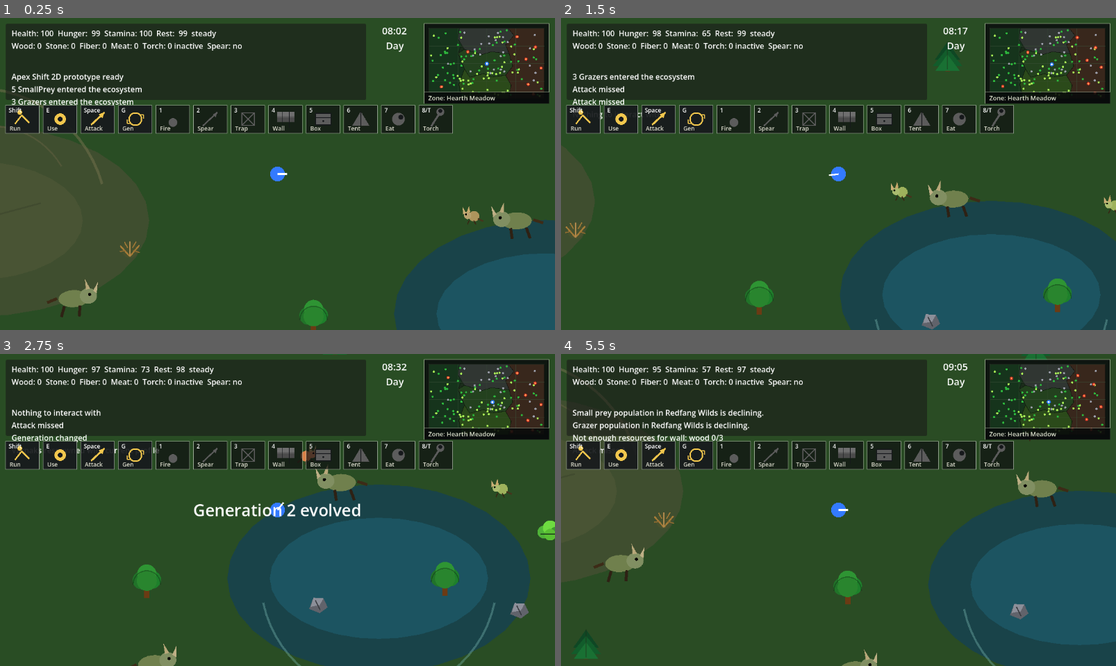
Above: before the commit, frames 1-4 (two rows, left to right).
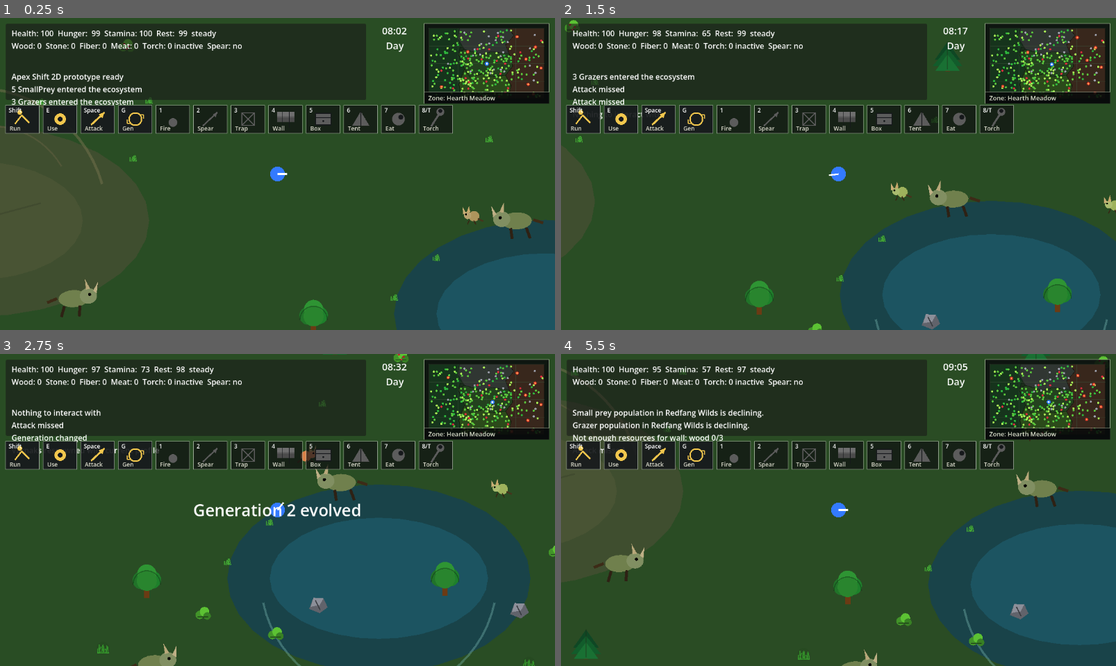
Above: after the commit, the same moments.

Repository: krisstoof/apex-shift-2d
Game: Godot game, scene res://scenes/main.tscn
Two runs of this game, one before a commit and one after it. Both use one fixed random seed, a clock stepped at 60 frames per second and the inputs below.
Inputs (mouse positions are in pixels of both pictures, inside the frame that each line leads up to):
- Up to frame 1 (0.25 s): no input
- Up to frame 2 (1.5 s): tap Enter at 0.5 s; move the mouse to (960, 158) at 0.52 s; hold D (move_right) 0.53-1.28 s; hold Shift 0.53-1.28 s; click (960, 158) at 0.67 s; tap Space at 0.77 s; move the mouse to (727, 189) at 1.27 s; hold S (move_down) from 1.28 s (still down); tap E at 1.35 s
- Up to frame 3 (2.75 s): tap Space at 1.52 s; move the mouse to (333, 441) at 2.02 s; release S (move_down) at 2.03 s; hold D (move_right) from 2.03 s (still down); tap G at 2.1 s
- Up to frame 4 (5.5 s): move the mouse to (810, 572) at 2.77 s; release D (move_right) at 2.78 s; hold W (move_up) 2.78-3.53 s; tap 1 at 2.85 s; click (810, 572) at 2.92 s; tap Space at 3.02, 3.77, 4.52 s; move the mouse to (1005, 556) at 3.52 s; hold A (move_left) 3.53-5.03 s; tap 2 at 3.6 s; move the mouse to (672, 463) at 4.27 s; tap 3 at 4.35 s; move the mouse to (866, 510) at 5.02 s; hold S (move_down) from 5.03 s (still down); tap 4 at 5.1 s; click (866, 510) at 5.17 s

The runs differ from the first frame. In frame 1, 0.7% of the frame differs, in the area x 6-98%, y 3-91%; in frame 2, 0.7%; in frame 3, 1.0%, in the area x 17-100%, y 0-100%; in frame 4, 0.8%.

Commit message:
feature/#75 Increase vegetation density with grasses and bushes

Diff:
--- a/scripts/creatures/grazer.gd
+++ b/scripts/creatures/grazer.gd
@@ -18,6 +18,7 @@
 const SMALL_PREY_ATTACK_RANGE := 28.0
 const PLANT_EAT_HUNGER_DROP := 0.45
 const MEAT_HUNGER_DROP := 0.65
+const VEGETATION_EAT_RANGE := 220.0
 const WORLD_EDGE_PADDING := 28.0
 
 var health := 45.0
@@ -220,13 +221,34 @@
 
 
 func _consume_plants() -> void:
-	hunger_diet.eat("plants", PLANT_EAT_HUNGER_DROP)
+	var eaten_food := _consume_nearest_vegetation()
+	hunger_diet.eat("plants", max(PLANT_EAT_HUNGER_DROP, eaten_food))
 	_sync_hunger_fields()
 	get_node("/root/EventBus").emit_game_event("grazer_consumed_plants", {
 		"biome_id": _get_current_biome_id(),
 		"position": global_position,
 		"plant_consumption_rate": plant_consumption_rate
 	})
+
+
+func _consume_nearest_vegetation() -> float:
+	var nearest: Node2D
+	var nearest_distance := VEGETATION_EAT_RANGE
+	var current_biome_id := _get_current_biome_id()
+	for vegetation in get_tree().get_nodes_in_group("edible_vegetation"):
+		if not is_instance_valid(vegetation) or not vegetation is Node2D:
+			continue
+		if vegetation.get("is_edible_by_herbivores") != true:
+			continue
+		if _get_biome_id_for_position(vegetation.global_position) != current_biome_id:
+			continue
+		var distance := global_position.distance_to(vegetation.global_position)
+		if distance < nearest_distance:
+			nearest_distance = distance
+			nearest = vegetation
+	if is_instance_valid(nearest) and nearest.has_method("consume_by_creature"):
+		return float(nearest.consume_by_creature(self, plant_consumption_rate))
+	return 0.0
 
 
 func _scavenge_food() -> void:
--- a/scripts/creatures/small_prey.gd
+++ b/scripts/creatures/small_prey.gd
@@ -13,6 +13,7 @@
 const EAT_INTERVAL_SECONDS := 6.0
 const EAT_DURATION_SECONDS := 1.1
 const IDLE_DURATION_SECONDS := 0.8
+const VEGETATION_EAT_RANGE := 170.0
 const WORLD_EDGE_PADDING := 24.0
 
 var health := 20.0
@@ -179,7 +180,8 @@
 
 
 func _consume_plants() -> void:
-	hunger_diet.eat("plants", 0.5)
+	var eaten_food := _consume_nearest_vegetation()
+	hunger_diet.eat("plants", max(0.5, eaten_food))
 	_sync_hunger_fields()
 	eat_cooldown = EAT_INTERVAL_SECONDS
 	var current_biome_id := _get_current_biome_id()
@@ -188,6 +190,26 @@
 		"position": global_position,
 		"plant_consumption_rate": plant_consumption_rate
 	})
+
+
+func _consume_nearest_vegetation() -> float:
+	var nearest: Node2D
+	var nearest_distance := VEGETATION_EAT_RANGE
+	var current_biome_id := _get_current_biome_id()
+	for vegetation in get_tree().get_nodes_in_group("edible_vegetation"):
+		if not is_instance_valid(vegetation) or not vegetation is Node2D:
+			continue
+		if vegetation.get("is_edible_by_herbivores") != true:
+			continue
+		if _get_biome_id_for_position(vegetation.global_position) != current_biome_id:
+			continue
+		var distance := global_position.distance_to(vegetation.global_position)
+		if distance < nearest_distance:
+			nearest_distance = distance
+			nearest = vegetation
+	if is_instance_valid(nearest) and nearest.has_method("consume_by_creature"):
+		return float(nearest.consume_by_creature(self, plant_consumption_rate))
+	return 0.0
 
 
 func _pick_wander_target() -> void:
--- a/scripts/systems/game_balance.gd
+++ b/scripts/systems/game_balance.gd
@@ -205,7 +205,10 @@
 	"population_decline_event_min_delta": 0.10,
 	"tree_biomass_impact": 4.0,
 	"bush_biomass_impact": 1.0,
+	"small_bush_biomass_impact": 0.45,
+	"berry_bush_biomass_impact": 0.55,
 	"dry_bush_biomass_impact": 0.25,
+	"grass_biomass_impact": 0.15,
 	"initial_average_plant_diet": 0.85,
 	"initial_average_meat_diet": 0.05,
 	"initial_average_scavenger_diet": 0.10,
--- a/scripts/ui/map_screen.gd
+++ b/scripts/ui/map_screen.gd
@@ -198,5 +198,9 @@
 			return Color(0.62, 0.63, 0.68)
 		"fiber":
 			return Color(0.67, 0.95, 0.34)
+		"grass":
+			return Color(0.36, 0.78, 0.24)
+		"berries":
+			return Color(0.88, 0.18, 0.24)
 		_:
 			return Color(0.86, 0.78, 0.45)
--- a/scripts/ui/minimap.gd
+++ b/scripts/ui/minimap.gd
@@ -117,5 +117,9 @@
 			return Color(0.62, 0.63, 0.68)
 		"fiber":
 			return Color(0.67, 0.95, 0.34)
+		"grass":
+			return Color(0.36, 0.78, 0.24)
+		"berries":
+			return Color(0.88, 0.18, 0.24)
 		_:
 			return Color(0.86, 0.78, 0.45)
--- a/scripts/world/resource_node.gd
+++ b/scripts/world/resource_node.gd
@@ -18,6 +18,9 @@
 var days_since_harvested := 0.0
 var is_harvested := false
 var can_be_harvested := true
+var player_harvestable := true
+var is_edible_by_herbivores := false
+var food_value := 0.0
 var biome_id := ""
 
 @onready var collision_shape: CollisionShape2D = $CollisionShape2D
@@ -26,6 +29,7 @@
 	add_to_group("resources")
 	if biome_id.is_empty():
 		biome_id = _get_biome_id_for_position(global_position)
+	_sync_resource_groups()
 	_apply_growth_stage()
 	queue_redraw()
 
@@ -33,6 +37,8 @@
 func setup(kind: String) -> void:
 	resource_kind = "conifer_tree" if kind == "tree" else kind
 	biome_id = _get_biome_id_for_position(global_position)
+	player_harvestable = true
+	food_value = 0.0
 	match kind:
 		"tree", "conifer_tree":
 			item_name = "wood"
@@ -59,12 +65,43 @@
 			mature_amount = 1
 			mature_color = Color(0.68, 0.54, 0.26)
 			mature_radius = 14.0
+			food_value = float(GAME_BALANCE.ANIMAL_AI.get("bush_food_value", 0.45)) * 0.45
+		"small_bush":
+			item_name = "fiber"
+			mature_amount = 1
+			mature_color = Color(0.34, 0.74, 0.20)
+			mature_radius = 10.0
+			food_value = float(GAME_BALANCE.ANIMAL_AI.get("bush_food_value", 0.45)) * 0.65
+		"berry_bush":
+			item_name = "berries"
+			mature_amount = 1
+			player_harvestable = false
+			mature_color = Color(0.25, 0.64, 0.23)
+			mature_radius = 12.0
+			food_value = float(GAME_BALANCE.ANIMAL_AI.get("bush_food_value", 0.45)) * 0.9
+		"grass_patch":
+			item_name = "grass"
+			mature_amount = 1
+			player_harvestable = false
+			mature_color = Color(0.34, 0.78, 0.27)
+			mature_radius = 8.0
+			food_value = float(GAME_BALANCE.ANIMAL_AI.get("grass_food_value", 0.2))
+		"dense_grass":
+			item_name = "grass"
+			mature_amount = 1
+			player_harvestable = false
+			mature_color = Color(0.25, 0.68, 0.20)
+			mature_radius = 12.0
+			food_value = float(GAME_BALANCE.ANIMAL_AI.get("grass_food_value", 0.2)) * 1.5
+	_sync_resource_groups()
 	days_to_next_stage = _get_days_to_next_stage()
 	_apply_growth_stage()
 	queue_redraw()
 
 
 func interact(player: Node) -> void:
+	if not player_harvestable:
+		return
 	if not can_be_harvested:
 		get_node("/root/EventBus").post_message("%s is still regrowing" % _get_resource_label())
 		return
@@ -78,6 +115,8 @@
 
 
 func get_prompt() -> String:
+	if not player_harvestable:
+		return ""
 	if not can_be_harvested:
 		return "Regrowing: %s" % get_growth_debug_text()
 	return "E: gather %s x%s" % [item_name, amount]
@@ -94,7 +133,10 @@
 		"days_to_next_stage": days_to_next_stage,
 		"days_since_harvested": days_since_harvested,
 		"is_harvested": is_harvested,
-		"can_be_harvested": can_be_harvested
+		"can_be_harvested": can_be_harvested,
+		"player_harvestable": player_harvestable,
+		"is_edible_by_herbivores": is_edible_by_herbivores,
+		"food_value": food_value
 	}
 
 
@@ -158,13 +200,30 @@
 
 
 func _apply_growth_stage() -> void:
-	can_be_harvested = not _uses_regrowth() or growth_stage > 0
+	can_be_harvested = player_harvestable and (not _uses_regrowth() or growth_stage > 0)
+	is_edible_by_herbivores = food_value > 0.0 and (not _uses_regrowth() or growth_stage > 0)
 	amount = _get_stage_yield()
 	color = mature_color.darkened(0.45 if growth_stage <= 0 else 0.0).lerp(mature_color, _get_growth_ratio())
 	radius = max(mature_radius * _get_visual_scale(), 5.0)
 	if collision_shape:
-		collision_shape.disabled = not can_be_harvested
+		collision_shape.disabled = not player_harvestable or not can_be_harvested
 	queue_redraw()
+
+
+func consume_by_creature(_consumer: Node, _consumption_rate: float = 1.0) -> float:
+	if not is_edible_by_herbivores:
+		return 0.0
+	var consumed_value: float = food_value * max(_get_growth_ratio(), 0.25)
+	if _uses_regrowth():
+		growth_stage = max(growth_stage - 1, 0)
+		growth_progress = 0.0
+		days_since_harvested = 0.0
+		days_to_next_stage = _get_days_to_next_stage()
+		is_harvested = growth_stage <= 0
+		_apply_growth_stage()
+	else:
+		queue_free()
+	return consumed_value
 
 
 func _get_stage_yield() -> int:
@@ -196,10 +255,12 @@
 	match resource_kind:
 		"conifer_tree", "leafy_tree":
 			return float(GAME_BALANCE.RESOURCE_REGROWTH.get("tree_regrowth_time_days", 3))
-		"bush":
+		"bush", "small_bush", "berry_bush":
 			return float(GAME_BALANCE.RESOURCE_REGROWTH.get("bush_regrowth_time_days", 2))
 		"dry_bush":
 			return float(GAME_BALANCE.RESOURCE_REGROWTH.get("dry_bush_regrowth_time_days", 3))
+		"grass_patch", "dense_grass":
+			return float(GAME_BALANCE.RESOURCE_REGROWTH.get("grass_regrowth_time_days", 1))
 	return 0.0
 
 
@@ -222,11 +283,40 @@
 
 
 func _uses_regrowth() -> bool:
-	return resource_kind in ["conifer_tree", "leafy_tree", "bush", "dry_bush"]
+	return resource_kind in [
+		"conifer_tree",
+		"leafy_tree",
+		"bush",
+		"dry_bush",
+		"small_bush",
+		"berry_bush",
+		"grass_patch",
+		"dense_grass"
+	]
 
 
 func _get_resource_label() -> String:
 	return str(resource_kind).replace("_", " ")
+
+
+func _sync_resource_groups() -> void:
+	for group_name in ["trees", "bushes", "grass", "rocks", "vegetation", "edible_vegetation"]:
+		if is_in_group(group_name):
+			remove_from_group(group_name)
+	match resource_kind:
+		"conifer_tree", "leafy_tree":
+			add_to_group("trees")
+			add_to_group("vegetation")
+		"bush", "dry_bush", "small_bush", "berry_bush":
+			add_to_group("bushes")
+			add_to_group("vegetation")
+		"grass_patch", "dense_grass":
+			add_to_group("grass")
+			add_to_group("vegetation")
+		"rock":
+			add_to_group("rocks")
+	if food_value > 0.0:
+		add_to_group("edible_vegetation")
 
 
 func _vector_to_data(value: Vector2) -> Dictionary:
@@ -254,8 +344,14 @@
 			return float(GAME_BALANCE.ECOSYSTEM["tree_biomass_impact"])
 		"bush":
 			return float(GAME_BALANCE.ECOSYSTEM["bush_biomass_impact"])
+		"small_bush":
+			return float(GAME_BALANCE.ECOSYSTEM["small_bush_biomass_impact"])
+		"berry_bush":
+			return float(GAME_BALANCE.ECOSYSTEM["berry_bush_biomass_impact"])
 		"dry_bush":
 			return float(GAME_BALANCE.ECOSYSTEM["dry_bush_biomass_impact"])
+		"grass_patch", "dense_grass":
+			return float(GAME_BALANCE.ECOSYSTEM["grass_biomass_impact"])
 	return 0.0
 
 
@@ -285,6 +381,14 @@
 			_draw_bush()
 		"dry_bush":
 			_draw_dry_bush()
+		"small_bush":
+			_draw_small_bush()
+		"berry_bush":
+			_draw_berry_bush()
+		"grass_patch":
+			_draw_grass_patch()
+		"dense_grass":
+			_draw_dense_grass()
 		"rock":
 			_draw_rock()
 		_:
@@ -297,10 +401,15 @@
 		"conifer_tree", "leafy_tree":
 			draw_rect(Rect2(-5, -2, 10, 14), Color(0.34, 0.19, 0.09), true)
 			draw_circle(Vector2.ZERO, 13.0, Color(0.17, 0.11, 0.06, 0.26))
-		"bush", "dry_bush":
+		"bush", "dry_bush", "small_bush", "berry_bush":
 			draw_line(Vector2(-12, 8), Vector2(12, -6), Color(0.33, 0.24, 0.10), 2.0)
 			draw_line(Vector2(12, 8), Vector2(-12, -5), Color(0.31, 0.22, 0.10), 2.0)
 			draw_circle(Vector2.ZERO, 10.0, Color(0.14, 0.12, 0.08, 0.20))
+		"grass_patch", "dense_grass":
+			for i in 7:
+				var angle := -PI * 0.82 + float(i) * PI * 0.27
+				var tip := Vector2(cos(angle) * 8.0, sin(angle) * 8.0)
+				draw_line(Vector2(0, 7), tip, Color(0.18, 0.32, 0.10, 0.45), 1.5)
 
 
 func _draw_conifer_tree() -> void:
@@ -340,6 +449,38 @@
 	draw_circle(Vector2.ZERO, 15.0, Color(0.50, 0.38, 0.17, 0.12))
 
 
+func _draw_small_bush() -> void:
+	draw_circle(Vector2(-6, 3), 8.0, Color(0.26, 0.58, 0.16))
+	draw_circle(Vector2(3, -3), 9.0, Color(0.36, 0.76, 0.20))
+	draw_circle(Vector2(8, 5), 7.0, Color(0.22, 0.50, 0.14))
+	draw_line(Vector2(-10, 7), Vector2(10, 7), Color(0.11, 0.24, 0.09), 1.5)
+
+
+func _draw_berry_bush() -> void:
+	_draw_small_bush()
+	var berry_color := Color(0.77, 0.12, 0.18)
+	draw_circle(Vector2(-4, -3), 2.0, berry_color)
+	draw_circle(Vector2(5, 1), 2.0, berry_color.darkened(0.08))
+	draw_circle(Vector2(1, 6), 1.7, berry_color.lightened(0.06))
+
+
+func _draw_grass_patch() -> void:
+	for i in 6:
+		var offset := -6.0 + float(i) * 2.4
+		var height := 8.0 + float(i % 3) * 2.0
+		draw_line(Vector2(offset, 7), Vector2(offset + sin(float(i)) * 3.0, 7 - height), Color(0.28, 0.70, 0.22), 1.6)
+	draw_circle(Vector2.ZERO, 8.0, Color(0.12, 0.30, 0.09, 0.12))
+
+
+func _draw_dense_grass() -> void:
+	for i in 12:
+		var offset := -10.0 + float(i) * 1.8
+		var height := 9.0 + float((i * 2) % 5) * 2.0
+		var sway := sin(float(i) * 1.7) * 4.0
+		draw_line(Vector2(offset, 10), Vector2(offset + sway, 10 - height), Color(0.22, 0.62, 0.18), 1.8)
+	draw_circle(Vector2.ZERO, 12.0, Color(0.10, 0.24, 0.08, 0.16))
+
+
 func _draw_rock() -> void:
 	draw_polygon([Vector2(-17, 8), Vector2(-9, -13), Vector2(10, -12), Vector2(18, 5), Vector2(3, 16)], [Color(0.38, 0.39, 0.42)])
 	draw_polygon([Vector2(-9, -13), Vector2(10, -12), Vector2(3, 1), Vector2(-14, 4)], [Color(0.55, 0.56, 0.60)])
--- a/scripts/world/world.gd
+++ b/scripts/world/world.gd
@@ -21,7 +21,16 @@
 const DEBUG_SMALL_PREY_SPAWN_RADIUS := 180.0
 const DEBUG_GRAZER_SPAWN_RADIUS := 240.0
 const BIOME_DEPLETED_TINT := Color(0.42, 0.33, 0.18)
-const PLANT_RESOURCE_KINDS := ["conifer_tree", "leafy_tree", "bush", "dry_bush"]
+const PLANT_RESOURCE_KINDS := [
+	"conifer_tree",
+	"leafy_tree",
+	"bush",
+	"dry_bush",
+	"small_bush",
+	"berry_bush",
+	"grass_patch",
+	"dense_grass"
+]
 const CREATURE_BOUND_GROUPS := ["varnak", "small_prey", "grazer"]
 const CREATURE_BOUND_TELEPORT_PADDING := 36.0
 const HILL_RESOURCE_BLOCK_RADIUS_FACTOR := 0.72
@@ -165,6 +174,10 @@
 	_spawn_resource_kind("rock", WORLD_CONFIG.ROCK_COUNT, used_positions, player_position)
 	_spawn_resource_kind("bush", green_bush_count, used_positions, player_position)
 	_spawn_resource_kind("dry_bush", dry_bush_count, used_positions, player_position)
+	_spawn_resource_kind("small_bush", WORLD_CONFIG.SMALL_BUSH_COUNT, used_positions, player_position)
+	_spawn_resource_kind("berry_bush", WORLD_CONFIG.BERRY_BUSH_COUNT, used_positions, player_position)
+	_spawn_resource_kind("grass_patch", WORLD_CONFIG.GRASS_PATCH_COUNT, used_positions, player_position)
+	_spawn_resource_kind("dense_grass", WORLD_CONFIG.DENSE_GRASS_COUNT, used_positions, player_position)
 	_spawn_pond_vegetation(used_positions, player_position)
 	call_deferred("_sync_all_biome_vegetation")
 
@@ -180,8 +193,9 @@
 		var biome := _get_biome_for_id(str(pond.get("biome_id", "")))
 		if biome.is_empty():
 			continue
+		var pond_kinds := ["dense_grass", "grass_patch", "berry_bush", "small_bush"]
 		for i in POND_VEGETATION_BONUS_COUNT:
-			var kind := "bush" if i % 2 == 0 else "dry_bush"
+			var kind := str(pond_kinds[i % pond_kinds.size()])
 			_try_spawn_resource_near_pond(kind, pond, biome, used_positions, player_position)
 
 
@@ -253,8 +267,10 @@
 			return float(biome.get("tree_weight", 0.0))
 		"rock":
 			return float(biome.get("rock_weight", 0.0))
-		"bush", "dry_bush":
+		"bush", "dry_bush", "small_bush", "berry_bush":
 			return float(biome.get("bush_weight", 0.0))
+		"grass_patch", "dense_grass":
+			return float(biome.get("grass_weight", 0.0))
 		_:
 			return 0.0
 
@@ -556,6 +572,14 @@
 			return WORLD_CONFIG.BUSH_COUNT - int(ceil(float(WORLD_CONFIG.BUSH_COUNT) * 0.35))
 		"dry_bush":
 			return int(ceil(float(WORLD_CONFIG.BUSH_COUNT) * 0.35))
+		"small_bush":
+			return WORLD_CONFIG.SMALL_BUSH_COUNT
+		"berry_bush":
+			return WORLD_CONFIG.BERRY_BUSH_COUNT
+		"grass_patch":
+			return WORLD_CONFIG.GRASS_PATCH_COUNT
+		"dense_grass":
+			return WORLD_CONFIG.DENSE_GRASS_COUNT
 	return 0
 
 
--- a/scripts/world/world_config.gd
+++ b/scripts/world/world_config.gd
@@ -9,6 +9,10 @@
 const TREE_COUNT := 48
 const ROCK_COUNT := 24
 const BUSH_COUNT := 36
+const SMALL_BUSH_COUNT := 28
+const BERRY_BUSH_COUNT := 14
+const GRASS_PATCH_COUNT := 72
+const DENSE_GRASS_COUNT := 34
 
 const RESOURCE_SPAWN_MARGIN := 95.0
 const RESOURCE_MIN_DISTANCE := 90.0
@@ -145,6 +149,7 @@
 		"tree_weight": 7.0,
 		"rock_weight": 1.0,
 		"bush_weight": 3.0,
+		"grass_weight": 5.0,
 		"dangerous": false
 	},
 	{
@@ -164,6 +169,7 @@
 		"tree_weight": 1.0,
 		"rock_weight": 7.0,
 		"bush_weight": 1.0,
+		"grass_weight": 1.0,
 		"dangerous": false
 	},
 	{
@@ -185,6 +191,7 @@
 		"tree_weight": 3.0,
 		"rock_weight": 2.0,
 		"bush_weight": 4.0,
+		"grass_weight": 7.0,
 		"dangerous": false
 	},
 	{
@@ -204,6 +211,7 @@
 		"tree_weight": 2.0,
 		"rock_weight": 1.0,
 		"bush_weight": 7.0,
+		"grass_weight": 6.0,
 		"dangerous": false
 	},
 	{
@@ -224,6 +232,7 @@
 		"tree_weight": 3.0,
 		"rock_weight": 4.0,
 		"bush_weight": 2.0,
+		"grass_weight": 2.0,
 		"dangerous": true
 	}
 ]
